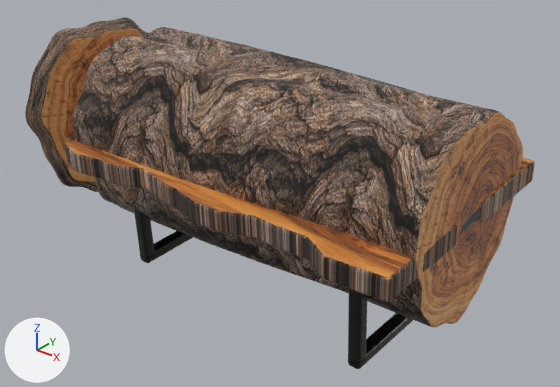
An edit to the glTF model public/models/wood-journey.glb, drawn before and after from the same camera.
One viewpoint serves both versions: a 50 mm camera at (4.57, -5.85, 3.23) aimed at (-0.16, 0.05, -0.43). The axes (+X, +Y, +Z) are drawn at lower left. The lights are the same throughout. The picture after the commit comes second. Where no turn or scale is listed for an object, it has been applied to the vertices.

Objects in the first picture: 'CrossSectionDisc', 'LiveEdge_Left', 'LiveEdge_Right', 'SculptedOliveTrunk', 'SteelLeg_-1.48_A', 'SteelLeg_-1.48_Rail', 'SteelLeg_1.48_A', 'SteelLeg_1.48_Rail' and 1 more.
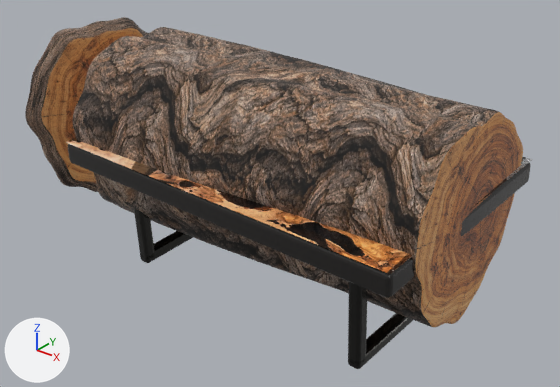
Commit message: Use real table photo in 3D wood journey

The change, as a list of edits to the scene's bpy script:
```text
Add img_black_epoxy_slab:
    img_black_epoxy_slab = load_image('black-epoxy-slab', '_unpacked/black-epoxy-slab', 1086, 1448, 'sRGB')
Add mat_polished_black_epoxy_edge:
    mat_polished_black_epoxy_edge = principled_material('Polished_Black_Epoxy_Edge')
    mat_polished_black_epoxy_edge.base_color = (0.013, 0.011, 0.01)  # black #1e1b19
    mat_polished_black_epoxy_edge.roughness = 0.16
    mat_polished_black_epoxy_edge.coat_weight = 0.28
Add mat_real_tabletop_photo:
    mat_real_tabletop_photo = principled_material('Real_Tabletop_Photo')
    mat_real_tabletop_photo.texture = img_black_epoxy_slab
    mat_real_tabletop_photo.roughness = 0.2
    mat_real_tabletop_photo.coat_weight = 0.28
Add me_küp_1:
    me_küp_1.from_pydata(...)  # 96 vertices, 188 faces; spans x -2.12..2.12, y -1.33..1.33, z -0.18..0.18
    me_küp_1.materials.append(mat_polished_black_epoxy_edge)  # black #1e1b19
Add me_realtabletopphotomesh:
    me_realtabletopphotomesh.from_pydata(...)  # 225 vertices, 384 faces; spans x -2.12..2.12, y -1.34..1.32, z 0.07..0.2
    me_realtabletopphotomesh.materials.append(mat_real_tabletop_photo)  # picture img_black_epoxy_slab
Remove ob_liveedge_left:
    ob_liveedge_left = bpy.data.objects.new('LiveEdge_Left', me_liveedge_leftmesh)
    ob_liveedge_left.location = (0.0, 0.0, 0.0)
Remove ob_liveedge_right:
    ob_liveedge_right = bpy.data.objects.new('LiveEdge_Right', me_liveedge_rightmesh)
    ob_liveedge_right.location = (0.0, 0.0, 0.0)
Add ob_tabletopsolidcore:
    ob_tabletopsolidcore = bpy.data.objects.new('TabletopSolidCore', me_küp_1)
    ob_tabletopsolidcore.location = (0.0, 0.0, 0.0)
Add ob_realtabletopphoto:
    ob_realtabletopphoto = bpy.data.objects.new('RealTabletopPhoto', me_realtabletopphotomesh)
    ob_realtabletopphoto.location = (0.0, 0.0, 0.0)
```

Pixel boxes (x1, y1, x2, y2) of what changed, in the pictures (560 x 387 px):
'LiveEdge_Left', deleted (brown): before (65, 139, 457, 302)
    faces in mat_bark_rough (picture img_bark): (65, 144, 457, 302)
    faces in mat_olive_heartwood (picture img_olive_grain): (66, 139, 457, 302)
'TabletopSolidCore', added: after (68, 144, 531, 298)
'RealTabletopPhoto', added (mostly hidden): after (66, 138, 533, 274)
'LiveEdge_Right', deleted (brown): before (479, 157, 535, 223)
    faces in mat_bark_rough (picture img_bark): (479, 161, 535, 223)
    faces in mat_olive_heartwood (picture img_olive_grain): (479, 157, 533, 223)
